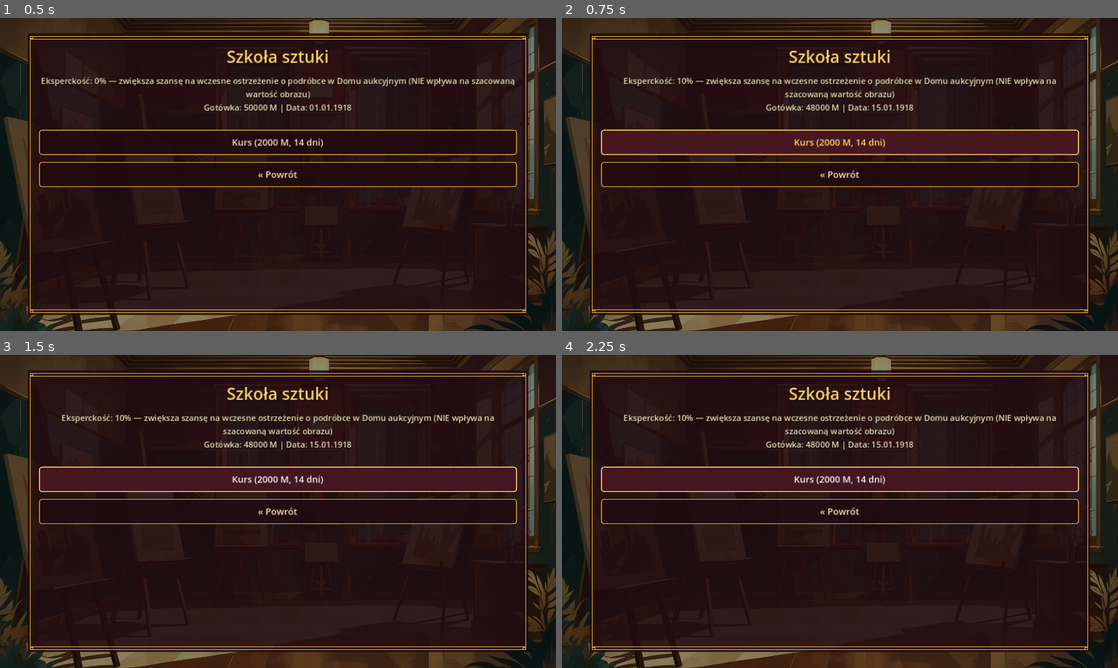
Above: before the commit, frames 1-4 (two rows, left to right).
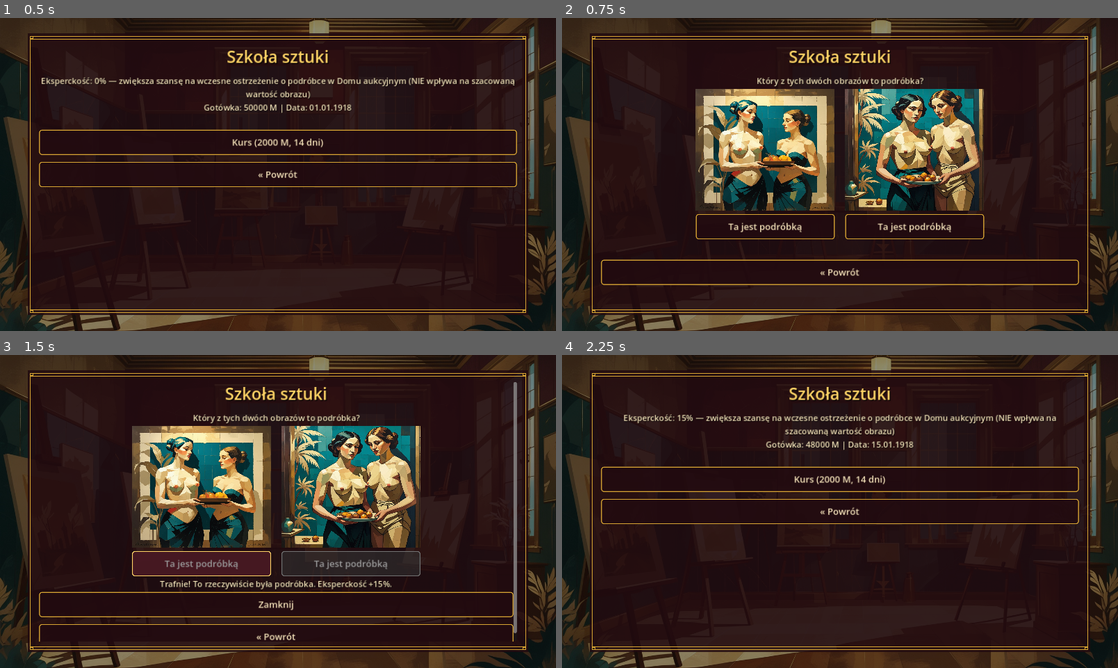
Above: after the commit, the same moments.

Repository: cinekm20/the-forger-retro-tycoon
Game: Godot game, scene res://scenes/art_school/ArtSchool.tscn
Two runs of this game, one before a commit and one after it. Both use one fixed random seed, a clock stepped at 60 frames per second and the inputs below. This scene is started directly instead of the project's main scene.
Inputs (mouse positions are in pixels of both pictures, inside the frame that each line leads up to):
- Up to frame 1 (0.5 s): no input
- Up to frame 2 (0.75 s): click "Kurs (2000 M, 14 dni)" at 0.5 s
- Up to frame 3 (1.5 s): click (205, 564) at 1.25 s, where only the run after the commit has a clickable "Ta jest podróbką"
- Up to frame 4 (2.25 s): click (840, 605) at 2 s, where only the run after the commit has a clickable "Zamknij"

Frame 1 is identical in both runs. In frame 2, 23% of the frame differs, in the area x 7-93%, y 18-86%; in frame 3, 26%, in the area x 7-93%, y 8-92%; in frame 4, 7.1%.

Commit message:
Szkoła sztuki: mini-gra "znajdź podróbkę"; Galeria: reaktywne oświetlenie i muzyka
Dwie zgłoszone przez użytkownika pozycje z listy "zapisane a nie zrobione":

- ArtSchool.gd: kurs to teraz mini-gra zamiast samego przycisku. Po
  opłaceniu kursu gracz widzi dwa obrazy tego samego numeru katalogowego
  (prawdziwy + dedykowany wariant podróbki, patrz nowa
  Paintings.get_numbers_with_fake_variant()) w losowej kolejności i
  wskazuje, który to fałszywka. Trafna odpowiedź daje więcej eksperckości
  (15%) niż nietrafiona (5%) — uczy realnie patrzeć na obraz, tak jak
  GDD.md pkt. 4.6 zakładał ("gracz uczy się wskazówek").

- Gallery.gd: oświetlenie sali (nakładka na tło) i głośność muzyki w tle
  reagują na wypełnienie kolekcji (owned_count()/win_threshold) —
  ciemna/chłodna i cicha przy pustej kolekcji, ciepła/złota i głośniejsza
  przy pełnej (nowy Music.set_volume_offset, przywracany w _exit_tree).
  W pełni skompletowana kategoria (5/5) podświetla się na złoto zamiast
  zwykłego koloru etykiety.

Nowy test (_test_paintings_numbers_with_fake_variant), 6 nowych kluczy w
ui.csv (PL/EN/DE), status obu pozycji w GDD.md zaktualizowany na ✅.

Co-Authored-By: Claude Sonnet 5 <noreply@anthropic.com>
Claude-Session: https://claude.ai/code/session_01WjdcGYSPdySvPA6GKCaWaN

Diff:
--- a/game/scenes/art_school/ArtSchool.gd
+++ b/game/scenes/art_school/ArtSchool.gd
@@ -2,12 +2,25 @@
 ## Szkoła sztuki — kurs podnoszący eksperckość (Paintings.expertise), która
 ## zwiększa szansę na wczesne ostrzeżenie o podróbce w domu aukcyjnym.
 ## Patrz GDD.md pkt. 4.6.
+##
+## Zgłoszone przez użytkownika: kurs to teraz mini-gra "znajdź podróbkę" —
+## zamiast samego przycisku, gracz porównuje DWA obrazy (prawdziwy i jego
+## dedykowany wariant podróbki, patrz Paintings.get_numbers_with_fake_variant)
+## i wskazuje, który to fałszywka. Trafiona odpowiedź daje więcej
+## eksperckości niż nietrafiona — uczy realnie patrzeć na obrazy, zamiast
+## dawać eksperckość za sam fakt kliknięcia przycisku.
 
 const TRAINING_COST := 2000.0
 const TRAINING_DAYS := 14
-const EXPERTISE_GAIN := 0.1
+const EXPERTISE_GAIN_CORRECT := 0.15
+const EXPERTISE_GAIN_WRONG := 0.05
+const QUIZ_IMAGE_SIZE := 280.0
 
 var info_label: Label
+var course_button: Button
+var quiz_section: VBoxContainer
+var quiz_result_label: Label
+var quiz_painting_number: int = -1
 
 
 func _ready() -> void:
@@ -28,11 +41,18 @@
 	info_label.autowrap_mode = TextServer.AUTOWRAP_WORD
 	info_label.custom_minimum_size = Vector2(700, 110)
 
-	ScreenHelpers.make_button(
+	course_button = ScreenHelpers.make_button(
 		root,
 		tr("Kurs (%.0f M, %d dni)") % [TRAINING_COST, TRAINING_DAYS],
 		_on_train_pressed,
 	)
+
+	## Sekcja quizu — ukryta, dopóki nie wykupiony jest kurs. Podmienia się z
+	## info_label/course_button (patrz _start_quiz/_close_quiz), żeby ekran
+	## nie pokazywał obu naraz.
+	quiz_section = VBoxContainer.new()
+	quiz_section.visible = false
+	root.add_child(quiz_section)
 
 	ScreenHelpers.make_back_button(root)
 	_update_info()
@@ -42,11 +62,96 @@
 	if not Economy.spend(TRAINING_COST):
 		info_label.text = tr("Za mało gotówki na kurs.")
 		return
-	Paintings.increase_expertise(EXPERTISE_GAIN)
 	Calendar.advance_days(TRAINING_DAYS)
-	_update_info()
 	if GameState.check_game_over():
 		SceneRouter.goto_scene(SceneRouter.ENDING)
+		return
+	_start_quiz()
+
+
+## Losuje jeden numer katalogowy z dedykowanym wariantem podróbki i pokazuje
+## oba obrazy obok siebie w losowej kolejności — gracz klika, który uważa za
+## fałszywkę.
+func _start_quiz() -> void:
+	var candidates := Paintings.get_numbers_with_fake_variant()
+	if candidates.is_empty():
+		## Zabezpieczenie: gdyby katalog kiedyś nie miał ŻADNEGO wariantu
+		## podróbki (np. świeży branch bez tych plików), kurs po prostu daje
+		## bazową eksperckość bez quizu, zamiast pokazać pusty ekran.
+		Paintings.increase_expertise(EXPERTISE_GAIN_WRONG)
+		_update_info()
+		return
+
+	quiz_painting_number = candidates[randi() % candidates.size()]
+	var fake_on_left := randf() < 0.5
+
+	for child in quiz_section.get_children():
+		child.queue_free()
+
+	ScreenHelpers.make_label(quiz_section, tr("Który z tych dwóch obrazów to podróbka?"))
+
+	var compare_row := HBoxContainer.new()
+	compare_row.alignment = BoxContainer.ALIGNMENT_CENTER
+	compare_row.add_theme_constant_override("separation", 24)
+	quiz_section.add_child(compare_row)
+
+	_add_quiz_option(compare_row, fake_on_left)
+	_add_quiz_option(compare_row, not fake_on_left)
+
+	quiz_result_label = ScreenHelpers.make_label(quiz_section, "")
+
+	course_button.visible = false
+	info_label.visible = false
+	quiz_section.visible = true
+
+
+## Jedna kolumna quizu: obraz + przycisk "Ta jest podróbką". is_fake to
+## PRAWDZIWA natura TEGO kafelka (nie zgadywana) — bindowana wprost do
+## _on_quiz_guess, więc "gracz kliknął kafelek, który faktycznie jest
+## podróbką" i "trafna odpowiedź" to dokładnie ten sam warunek.
+func _add_quiz_option(parent: Container, is_fake: bool) -> void:
+	var column := VBoxContainer.new()
+	column.alignment = BoxContainer.ALIGNMENT_CENTER
+	column.add_theme_constant_override("separation", 8)
+	parent.add_child(column)
+
+	var texture_path := Paintings.get_texture_path(quiz_painting_number, is_fake)
+	var rect := TextureRect.new()
+	rect.custom_minimum_size = Vector2(QUIZ_IMAGE_SIZE, QUIZ_IMAGE_SIZE)
+	rect.expand_mode = TextureRect.EXPAND_IGNORE_SIZE
+	rect.stretch_mode = TextureRect.STRETCH_SCALE
+	rect.mouse_filter = Control.MOUSE_FILTER_IGNORE
+	if ResourceLoader.exists(texture_path):
+		rect.texture = load(texture_path)
+	column.add_child(rect)
+
+	ScreenHelpers.make_button(column, tr("Ta jest podróbką"), _on_quiz_guess.bind(is_fake))
+
+
+func _on_quiz_guess(is_correct: bool) -> void:
+	var gain := EXPERTISE_GAIN_CORRECT if is_correct else EXPERTISE_GAIN_WRONG
+	Paintings.increase_expertise(gain)
+	quiz_result_label.text = (
+		tr("Trafnie! To rzeczywiście była podróbka.") if is_correct
+		else tr("Nietrafiona odpowiedź — to był oryginał.")
+	) + tr(" Eksperckość +%.0f%%.") % [gain * 100.0]
+
+	_disable_buttons(quiz_section)
+	ScreenHelpers.make_button(quiz_section, tr("Zamknij"), _close_quiz)
+
+
+func _disable_buttons(node: Node) -> void:
+	if node is Button:
+		node.disabled = true
+	for child in node.get_children():
+		_disable_buttons(child)
+
+
+func _close_quiz() -> void:
+	quiz_section.visible = false
+	course_button.visible = true
+	info_label.visible = true
+	_update_info()
 
 
 func _update_info() -> void:
--- a/game/scenes/gallery/Gallery.gd
+++ b/game/scenes/gallery/Gallery.gd
@@ -1,14 +1,37 @@
 extends Control
-## Placeholder — docelowo 8 sekcji stylistycznych, po 5 slotów.
-## Patrz GDD.md pkt. 4.7. Ochrona/kradzieże: docs/DODATKOWE_MECHANIKI.md.
+## Docelowo 8 sekcji stylistycznych, po 5 slotów. Patrz GDD.md pkt. 4.7.
+## Ochrona/kradzieże: docs/DODATKOWE_MECHANIKI.md.
+##
+## Zgłoszone przez użytkownika: "reaktywna Galeria" — oświetlenie sali
+## (nakładka na tło) i głośność muzyki w tle reagują na to, jak bardzo
+## kolekcja jest zapełniona (Paintings.owned_count()/win_threshold), zamiast
+## samego liczbowego postępu X/5. Pusta/początkowa kolekcja = ciemna,
+## przygaszona sala i cichsza muzyka; pełna kolekcja = ciepła, złota
+## poświata i głośniejsza, "żywsza" muzyka. Każda w pełni skompletowana
+## kategoria (5/5) dodatkowo podświetla się na złoto zamiast zwykłej kremowej
+## etykiety.
+
+## Kolor nakładki przy pustej kolekcji — ciemny, chłodny (przygaszona sala).
+const DIM_OVERLAY_COLOR := Color(0.0, 0.0, 0.05, 0.6)
+## Kolor nakładki przy pełnej kolekcji — ciepły, prawie przezroczysty (złota poświata).
+const LIT_OVERLAY_COLOR := Color(0.55, 0.4, 0.1, 0.05)
+## Maks. podbicie głośności muzyki w tle przy pełnej kolekcji (patrz Music.gd).
+const MAX_MUSIC_VOLUME_BOOST_DB := 6.0
 
 var security_label: Label
+var overlay: ColorRect
 
 
 func _ready() -> void:
-	ScreenHelpers.make_background(self, "res://art/backgrounds/gallery.jpg")
+	var bg_layers := ScreenHelpers.make_background_with_overlay(self, "res://art/backgrounds/gallery.jpg")
+	overlay = bg_layers["overlay"]
+
+	var fill_ratio := float(Paintings.owned_count()) / float(Paintings.win_threshold)
+	overlay.color = DIM_OVERLAY_COLOR.lerp(LIT_OVERLAY_COLOR, fill_ratio)
+	Music.set_volume_offset(fill_ratio * MAX_MUSIC_VOLUME_BOOST_DB)
+
 	var root := ScreenHelpers.make_root(self)
-	ScreenHelpers.make_title(root, "Galeria (placeholder)")
+	ScreenHelpers.make_title(root, "Galeria")
 	ScreenHelpers.make_turn_indicator(root)
 
 	ScreenHelpers.make_label(root, tr("Twoja kolekcja: %d/%d (próg zwycięstwa)") % [
@@ -21,7 +44,9 @@
 		for number in Paintings.catalogued_numbers:
 			if Paintings.get_category(number) == category_id:
 				owned_in_category += 1
-		ScreenHelpers.make_label(root, tr("%s: %d/5") % [category_name, owned_in_category])
+		var category_label := ScreenHelpers.make_label(root, tr("%s: %d/5") % [category_name, owned_in_category])
+		if owned_in_category >= 5:
+			category_label.add_theme_color_override("font_color", ScreenHelpers.COLOR_GOLD_BRIGHT)
 
 	if Players.is_multiplayer():
 		ScreenHelpers.make_title(root, "Gracze")
@@ -57,6 +82,13 @@
 	ScreenHelpers.make_back_button(root)
 
 
+## Podbicie głośności ustawione w _ready() dotyczy TYLKO tego ekranu — bez
+## przywrócenia tutaj zostałoby też na Hubie/innych ekranach po wyjściu z
+## Galerii, cichnąc/głośniejąc dopiero przy następnym wejściu do niej.
+func _exit_tree() -> void:
+	Music.set_volume_offset(0.0)
+
+
 func _on_hire_bodyguard_pressed() -> void:
 	if Security.hire_bodyguard():
 		_update_security_label()
--- a/game/scripts/autoload/Music.gd
+++ b/game/scripts/autoload/Music.gd
@@ -31,3 +31,13 @@
 	player.stream = stream
 	player.volume_db = VOLUME_DB
 	player.play()
+
+
+## Chwilowe podbicie/przyciszenie głośności względem VOLUME_DB — używane
+## przez Gallery.gd, żeby muzyka w tle robiła się "żywsza" wraz z
+## wypełnieniem kolekcji (zgłoszone przez użytkownika: reaktywna Galeria).
+## Wywołujący MUSI przywrócić offset_db=0.0 przy wyjściu z ekranu (patrz
+## Gallery._exit_tree) — inaczej zmiana głośności zostałaby też na innych
+## ekranach.
+func set_volume_offset(offset_db: float) -> void:
+	player.volume_db = VOLUME_DB + offset_db
--- a/game/scripts/autoload/Paintings.gd
+++ b/game/scripts/autoload/Paintings.gd
@@ -193,3 +193,16 @@
 		if ResourceLoader.exists(fake_path):
 			return fake_path
 	return "res://art/paintings/painting_%02d.jpg" % number
+
+
+## Numery katalogowe, które mają dedykowany wariant graficzny podróbki
+## (`painting_NN_fake.jpg`) — używane przez ArtSchool.gd do mini-gry "znajdź
+## podróbkę" (GDD.md pkt. 4.6). Liczone dynamicznie przez ResourceLoader
+## zamiast trzymać osobną, zdublowaną listę numerów w kodzie — rośnie samo,
+## gdy dojdą kolejne warianty (docs/GRAFIKA_LEONARDO.md §7/§8).
+func get_numbers_with_fake_variant() -> Array[int]:
+	var result: Array[int] = []
+	for number in CATALOG.keys():
+		if ResourceLoader.exists("res://art/paintings/painting_%02d_fake.jpg" % number):
+			result.append(number)
+	return result
--- a/game/tests/run_tests.gd
+++ b/game/tests/run_tests.gd
@@ -30,6 +30,7 @@
 	_test_harvest_scales_with_time()
 	_test_forgery_by_duplicate_number()
 	_test_forgery_texture_falls_back_when_missing()
+	_test_paintings_numbers_with_fake_variant()
 	_test_ai_players_rival_names_randomized()
 	_test_win_threshold_easy_mode()
 	_test_forward_contract_penalty_on_failure()
@@ -238,6 +239,14 @@
 	)
 
 
+func _test_paintings_numbers_with_fake_variant() -> void:
+	print("-- Paintings: get_numbers_with_fake_variant (mini-gra Szkoły sztuki) --")
+	var numbers := Paintings.get_numbers_with_fake_variant()
+	_assert(numbers.has(7), "obraz nr 7 (ma dedykowaną grafikę podróbki) jest na liście")
+	_assert(not numbers.has(1), "obraz nr 1 (bez dedykowanej grafiki podróbki) NIE jest na liście")
+	_assert(not numbers.is_empty(), "lista nie jest pusta — mini-gra ma z czego losować")
+
+
 func _test_ai_players_rival_names_randomized() -> void:
 	print("-- AIPlayers: imiona/portrety generycznych rywali losowane, nie statyczne --")
 	AIPlayers.reset_new_game()
--- a/game/translations/ui.csv
+++ b/game/translations/ui.csv
@@ -223,3 +223,9 @@
 Monokl,Monocle,Monokel
 Boa z piór,Feather Boa,Federboa
 Obraz trafia do kolekcji (%d/%d).,Painting joins the collection (%d/%d).,Das Gemälde geht in die Sammlung ein (%d/%d).
+Który z tych dwóch obrazów to podróbka?,Which of these two paintings is the forgery?,Welches der beiden Gemälde ist die Fälschung?
+Ta jest podróbką,This one is the forgery,Das ist die Fälschung
+Trafnie! To rzeczywiście była podróbka.,Correct! That really was the forgery.,Richtig! Das war tatsächlich die Fälschung.
+Nietrafiona odpowiedź — to był oryginał.,Wrong guess — that was the original.,Falsch geraten — das war das Original.
+" Eksperckość +%.0f%%."," Expertise +%.0f%%."," Expertise +%.0f%%."
+Zamknij,Close,Schließen
Not shown, changed: docs/GDD.md
